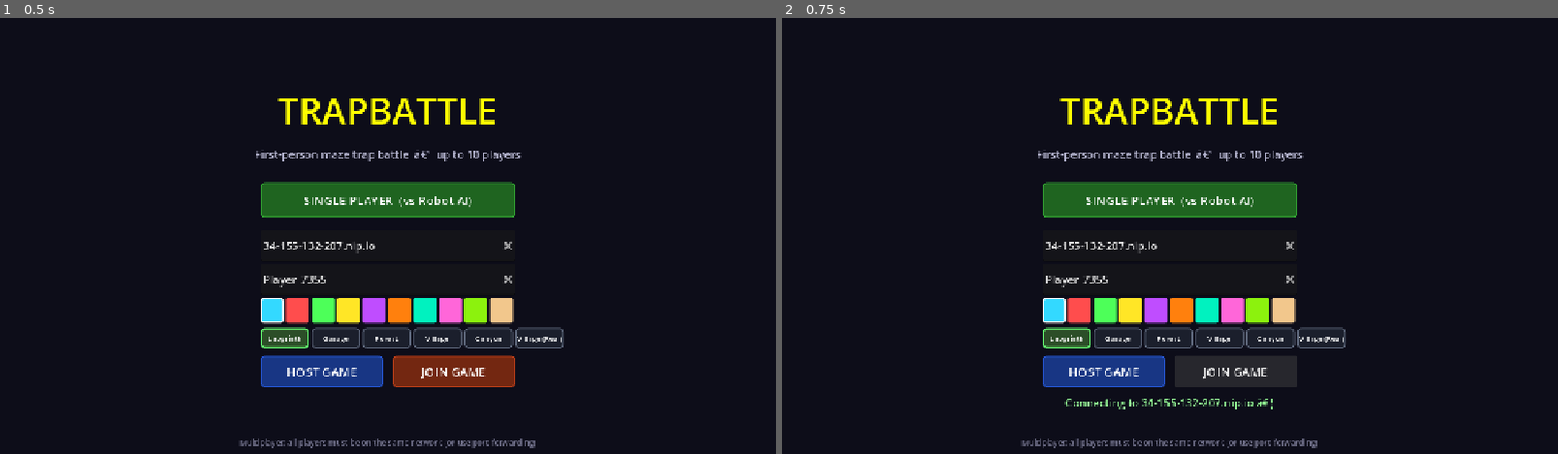
Above: before the commit, frames 1-2 (left to right).
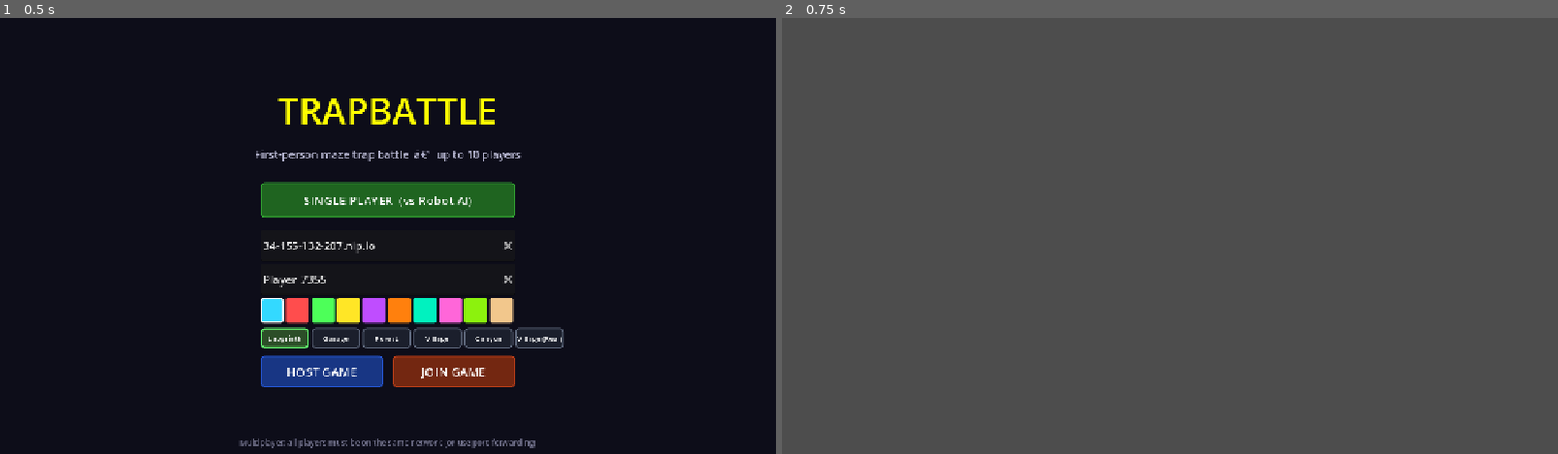
Above: after the commit, the same moments.

Repository: jyacine/trapbattle
Game: Godot game, scene res://scenes/Main.tscn
Same seed, same stepped clock (60 frames per second), same inputs: the game is played once before the commit and once after it.
Inputs:
- Up to frame 1 (0.5 s): no input
- Up to frame 2 (0.75 s): click "JOIN GAME" at 0.5 s

Frame 1 is identical in both runs. In frame 2, 100% of the frame differs, in the area x 0-100%, y 0-100%.

Commit message:
Multi-lobby browser: pick or create a room when joining multiplayer
JOIN GAME now opens a lobby browser listing 4 server rooms with live
status fetched from https://host/status/N: empty rooms show CREATE, a
waiting lobby shows player count and JOIN, a running match shows map
name, players, elapsed time and JOIN (late join). Auto-refreshes every
3 s; BACK returns to the menu.

join_game() takes an optional room number and connects to
wss://host/play/N (Caddy path routing to the per-room server instance);
room 0 keeps the legacy root path.

Co-Authored-By: Claude Sonnet 4.6 <noreply@anthropic.com>

Diff:
--- a/scripts/lobby_ui.gd
+++ b/scripts/lobby_ui.gd
@@ -431,9 +431,222 @@
 
 func _on_join() -> void:
 	_apply_identity()
+	_open_lobby_browser()
+
+# ── Lobby browser (multi-room) ────────────────────────────────────────────────
+# Lists every server room with its live status (map, players, time playing) so
+# the player can join a running/waiting game or create a fresh one by taking an
+# empty room. Status comes from GET https://<host>/status/<N> (Caddy → the
+# room's StatusServer).
+const NUM_ROOMS := 4
+var _browser_nodes:  Array = []      # everything to remove on BACK
+var _room_rows:      Array = []      # per room: { "label": Label, "btn": Button }
+var _browser_status: Label = null
+var _refresh_timer:  Timer = null
+var _joining_room:   int   = 0
+
+func _open_lobby_browser() -> void:
+	if not _browser_nodes.is_empty():
+		return
+	var bg = ColorRect.new()
+	bg.set_anchors_preset(Control.PRESET_FULL_RECT)
+	bg.color = Color(0.05, 0.05, 0.10, 1.0)
+	add_child(bg)
+	_track_browser(bg)
+
+	var title = Label.new()
+	title.text = "GAME LOBBIES"
+	title.add_theme_font_size_override("font_size", 36)
+	title.add_theme_color_override("font_color", Color.YELLOW)
+	title.horizontal_alignment = HORIZONTAL_ALIGNMENT_CENTER
+	title.anchor_left = 0.0; title.anchor_right = 1.0
+	title.anchor_top  = 0.5; title.anchor_bottom = 0.5
+	title.offset_top  = -252; title.offset_bottom = -200
+	add_child(title)
+	_track_browser(title)
+
+	_room_rows.clear()
+	for i in NUM_ROOMS:
+		var room := i + 1
+		var y: float = -170.0 + float(i) * 74.0
+
+		var row_bg = ColorRect.new()
+		row_bg.color = Color(0.10, 0.12, 0.18, 0.95)
+		row_bg.anchor_left = 0.5; row_bg.anchor_right  = 0.5
+		row_bg.anchor_top  = 0.5; row_bg.anchor_bottom = 0.5
+		row_bg.offset_left = -280; row_bg.offset_right = 280
+		row_bg.offset_top  = y;    row_bg.offset_bottom = y + 62
+		add_child(row_bg)
+		_track_browser(row_bg)
+
+		var lbl = Label.new()
+		lbl.text = "Room %d — checking…" % room
+		lbl.add_theme_font_size_override("font_size", 17)
+		lbl.add_theme_color_override("font_color", Color(0.8, 0.85, 0.95))
+		lbl.vertical_alignment = VERTICAL_ALIGNMENT_CENTER
+		lbl.anchor_left = 0.5; lbl.anchor_right  = 0.5
+		lbl.anchor_top  = 0.5; lbl.anchor_bottom = 0.5
+		lbl.offset_left = -266; lbl.offset_right = 130
+		lbl.offset_top  = y;    lbl.offset_bottom = y + 62
+		add_child(lbl)
+		_track_browser(lbl)
+
+		var btn = _mk_btn("…", Color(0.25, 0.28, 0.35))
+		btn.disabled = true
+		btn.anchor_left = 0.5; btn.anchor_right  = 0.5
+		btn.anchor_top  = 0.5; btn.anchor_bottom = 0.5
+		btn.offset_left = 142;  btn.offset_right = 272
+		btn.offset_top  = y + 7; btn.offset_bottom = y + 55
+		var r := room
+		btn.pressed.connect(func(): _join_room(r))
+		add_child(btn)
+		_track_browser(btn)
+
+		_room_rows.append({ "label": lbl, "btn": btn })
+
+	_browser_status = Label.new()
+	_browser_status.text = "Fetching room list from %s …" % _ip_field.text.strip_edges()
+	_browser_status.add_theme_font_size_override("font_size", 16)
+	_browser_status.add_theme_color_override("font_color", Color(0.6, 1.0, 0.6))
+	_browser_status.horizontal_alignment = HORIZONTAL_ALIGNMENT_CENTER
+	_browser_status.anchor_left = 0.0; _browser_status.anchor_right = 1.0
+	_browser_status.anchor_top  = 0.5; _browser_status.anchor_bottom = 0.5
+	_browser_status.offset_top  = 140; _browser_status.offset_bottom = 172
+	add_child(_browser_status)
+	_track_browser(_browser_status)
+
+	var back = _mk_btn("BACK", Color(0.45, 0.20, 0.20))
+	back.anchor_left = 0.5; back.anchor_right  = 0.5
+	back.anchor_top  = 0.5; back.anchor_bottom = 0.5
+	back.offset_left = -280; back.offset_right = -40
+	back.offset_top  = 186;  back.offset_bottom = 238
+	back.pressed.connect(_close_lobby_browser)
+	add_child(back)
+	_track_browser(back)
+
+	var refresh = _mk_btn("REFRESH", Color(0.15, 0.40, 0.60))
+	refresh.anchor_left = 0.5; refresh.anchor_right  = 0.5
+	refresh.anchor_top  = 0.5; refresh.anchor_bottom = 0.5
+	refresh.offset_left = 40;  refresh.offset_right = 280
+	refresh.offset_top  = 186; refresh.offset_bottom = 238
+	refresh.pressed.connect(_refresh_rooms)
+	add_child(refresh)
+	_track_browser(refresh)
+
+	# Hide the main-menu widgets behind the browser (they come back on BACK).
+	for c: Node in _menu_nodes:
+		if is_instance_valid(c): c.visible = false
+
+	_refresh_timer = Timer.new()
+	_refresh_timer.wait_time = 3.0
+	_refresh_timer.timeout.connect(_refresh_rooms)
+	add_child(_refresh_timer)
+	_refresh_timer.start()
+	_track_browser(_refresh_timer)
+
+	_refresh_rooms()
+
+# Track a browser node in BOTH lists: _browser_nodes so BACK can free it, and
+# _menu_nodes so entering the 3-D lobby room / rejection screens hide it too.
+func _track_browser(n: Node) -> void:
+	_browser_nodes.append(n)
+	_menu_nodes.append(n)
+
+func _close_lobby_browser() -> void:
+	_joining_room = 0
+	for n: Node in _browser_nodes:
+		if is_instance_valid(n):
+			_menu_nodes.erase(n)
+			n.queue_free()
+	_browser_nodes.clear()
+	_room_rows.clear()
+	_browser_status = null
+	_refresh_timer  = null
+	for c: Node in _menu_nodes:
+		if is_instance_valid(c): c.visible = true
+
+func _refresh_rooms() -> void:
+	if _joining_room > 0:
+		return   # freeze the list while connecting
+	var host := _ip_field.text.strip_edges()
+	for i in NUM_ROOMS:
+		var room := i + 1
+		var req := HTTPRequest.new()
+		req.timeout = 4.0
+		add_child(req)
+		var r := room
+		req.request_completed.connect(
+			func(_result: int, code: int, _headers: PackedStringArray, body: PackedByteArray):
+				req.queue_free()
+				_on_room_status(r, code, body))
+		if req.request("https://%s/status/%d" % [host, room]) != OK:
+			req.queue_free()
+			_on_room_status(room, 0, PackedByteArray())
+
+func _on_room_status(room: int, code: int, body: PackedByteArray) -> void:
+	if _room_rows.size() < room or _joining_room > 0:
+		return
+	var row: Dictionary = _room_rows[room - 1]
+	var lbl: Label  = row["label"]
+	var btn: Button = row["btn"]
+	if not is_instance_valid(lbl) or not is_instance_valid(btn):
+		return
+
+	if code != 200:
+		lbl.text = "Room %d — offline" % room
+		lbl.add_theme_color_override("font_color", Color(0.5, 0.5, 0.55))
+		btn.text = "—"
+		btn.disabled = true
+		return
+
+	var st = JSON.parse_string(body.get_string_from_utf8())
+	if not st is Dictionary:
+		lbl.text = "Room %d — bad status" % room
+		btn.disabled = true
+		return
+
+	var players: int  = int(st.get("players", 0))
+	var maxp:    int  = int(st.get("max", 10))
+	var started: bool = bool(st.get("started", false))
+	var map_id:  int  = int(st.get("map", 1))
+	var elapsed: int  = int(st.get("elapsed", 0))
+
+	btn.disabled = players >= maxp
+	if players == 0:
+		lbl.text = "Room %d  —  Empty" % room
+		lbl.add_theme_color_override("font_color", Color(0.65, 0.95, 0.65))
+		btn.text = "CREATE"
+		_style_browser_btn(btn, Color(0.20, 0.60, 0.25))
+	elif not started:
+		lbl.text = "Room %d  —  In lobby  —  %d/%d players" % [room, players, maxp]
+		lbl.add_theme_color_override("font_color", Color(0.85, 0.92, 1.0))
+		btn.text = "JOIN"
+		_style_browser_btn(btn, Color(0.15, 0.40, 0.80))
+	else:
+		var mins: int = int(float(elapsed) / 60.0)
+		var secs: int = elapsed % 60
+		lbl.text = "Room %d  —  %s  —  %d/%d  —  playing %d:%02d" % [
+			room, Config.map_name(map_id), players, maxp, mins, secs]
+		lbl.add_theme_color_override("font_color", Color(1.0, 0.85, 0.45))
+		btn.text = "FULL" if players >= maxp else "JOIN"
+		_style_browser_btn(btn, Color(0.75, 0.45, 0.10))
+
+func _style_browser_btn(b: Button, col: Color) -> void:
+	var sb = StyleBoxFlat.new()
+	sb.bg_color = col
+	sb.set_corner_radius_all(8)
+	b.add_theme_stylebox_override("normal", sb)
+
+func _join_room(room: int) -> void:
+	if _joining_room > 0:
+		return
+	_joining_room = room
+	if _refresh_timer and is_instance_valid(_refresh_timer):
+		_refresh_timer.stop()
 	var ip = _ip_field.text.strip_edges()
-	_status.text = "Connecting to %s â€¦" % ip
-	_net.join_game(ip)
+	if _browser_status:
+		_browser_status.text = "Connecting to room %d on %s …" % [room, ip]
+	_net.join_game(ip, room)
 
 func _on_connected() -> void:
 	# Defer building the 3-D lobby room by ~400 ms.  When a player joins a
--- a/scripts/network_manager.gd
+++ b/scripts/network_manager.gd
@@ -65,10 +65,16 @@
 	lobby_updated.emit(Array(_peers))
 
 # ── Join (client connecting to listen-server or dedicated server) ─────────────
-func join_game(ip: String) -> void:
+func join_game(ip: String, room: int = 0) -> void:
 	# Connect over standard HTTPS port 443 (Caddy terminates TLS there and proxies
 	# to the Godot backend). Using 443 avoids non-standard-port browser quirks.
-	var url = "wss://%s" % ip
+	# room >= 1 selects a multi-room server instance via Caddy path routing
+	# (wss://host/play/N); room 0 keeps the legacy root path (single-room server).
+	var url: String
+	if room >= 1:
+		url = "wss://%s/play/%d" % [ip, room]
+	else:
+		url = "wss://%s" % ip
 	var peer = WebSocketMultiplayerPeer.new()
 	var err  = peer.create_client(url)
 	if err != OK:
